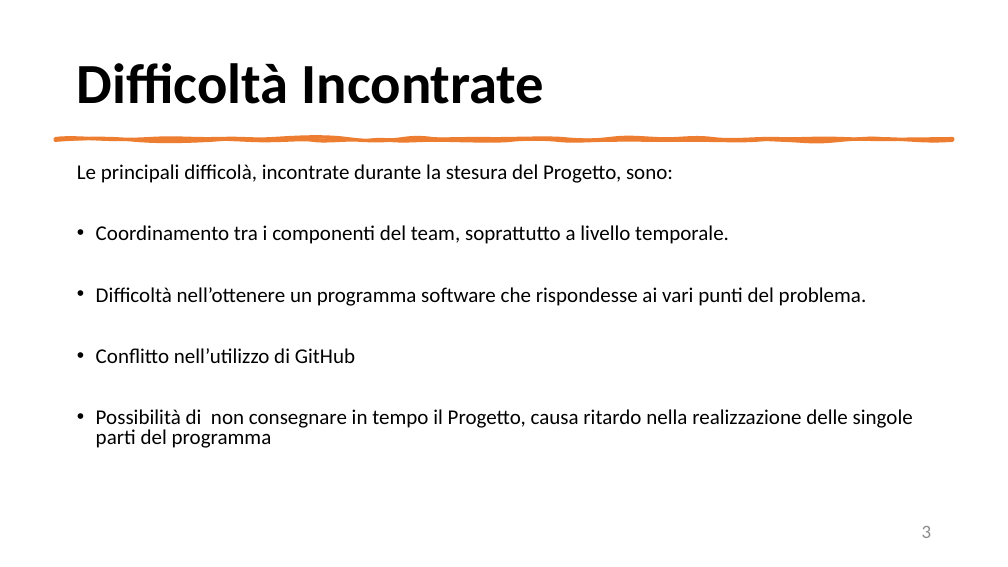
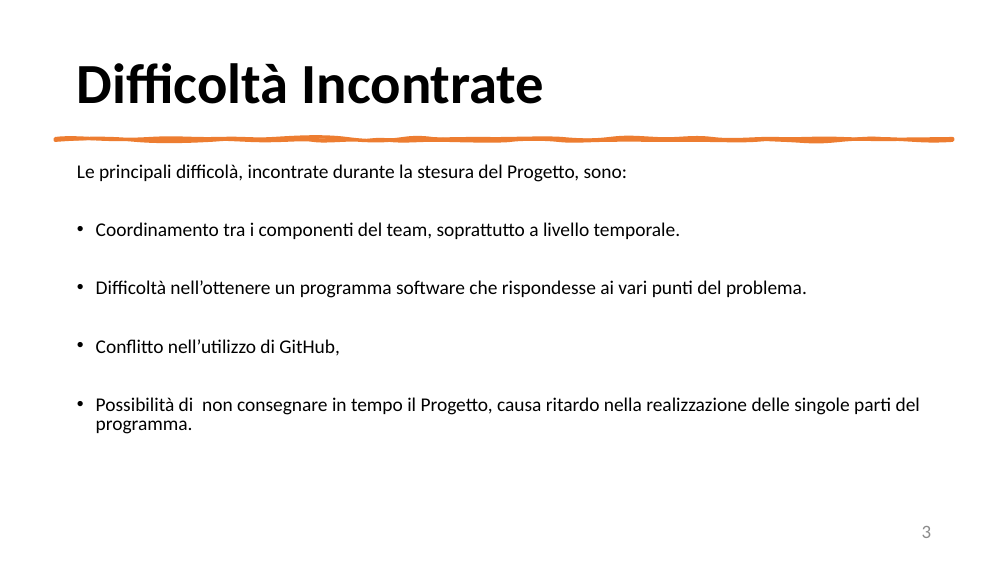
Before and after one commit to mangilimatteo/Progetto_Ingegneria_Software_Cattaneo_Mangili_Saini, a slide deck: slide 3 of Presentazione/Presentazione_Progetto.pptx. Drawn at 1008x567 pixels with LibreOffice and Linux fonts; fonts in the diff are those of the drawing. Boxes give left, top, right and bottom in pixels: in the first picture for what was removed or moved away, otherwise in the second. Text is boxed around its words. In the diff, an @@ line names an element or a change of style, - is before the commit and + after.

Commit message:
Update Presentazione Progetto
Correzione errori, compilazione Requisiti e Tools

```diff
--- a/Presentazione/Presentazione_Progetto.pptx
+++ b/Presentazione/Presentazione_Progetto.pptx
@@ text at bbox=[77, 164, 807, 298]: size 20 to 18.5 pt in "Le principali difficolà, incontrate durante la stesura ...", "Coordinamento tra i componenti del team, soprattutto ...", "Difficoltà nell’ottenere un programma software che rispondes ..." @@
@@ text at bbox=[96, 339, 920, 434]: text changed; size 20 to 18.5 pt @@
-• Conflitto nell’utilizzo di GitHub
-• Possibilità di non consegnare in tempo il Progetto, causa ritardo nella realizzazione delle singole parti del programma
+• Conflitto nell’utilizzo di GitHub,
+• Possibilità di non consegnare in tempo il Progetto, causa ritardo nella realizzazione delle singole parti del programma.
```
Also in this commit, not shown: 12 other slides changed, 1 slide added.
